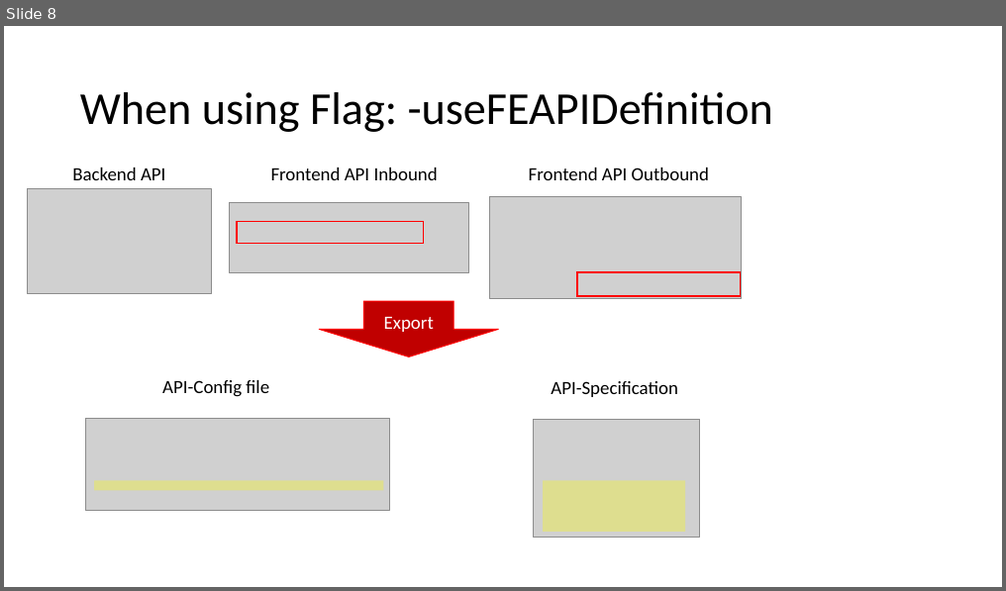
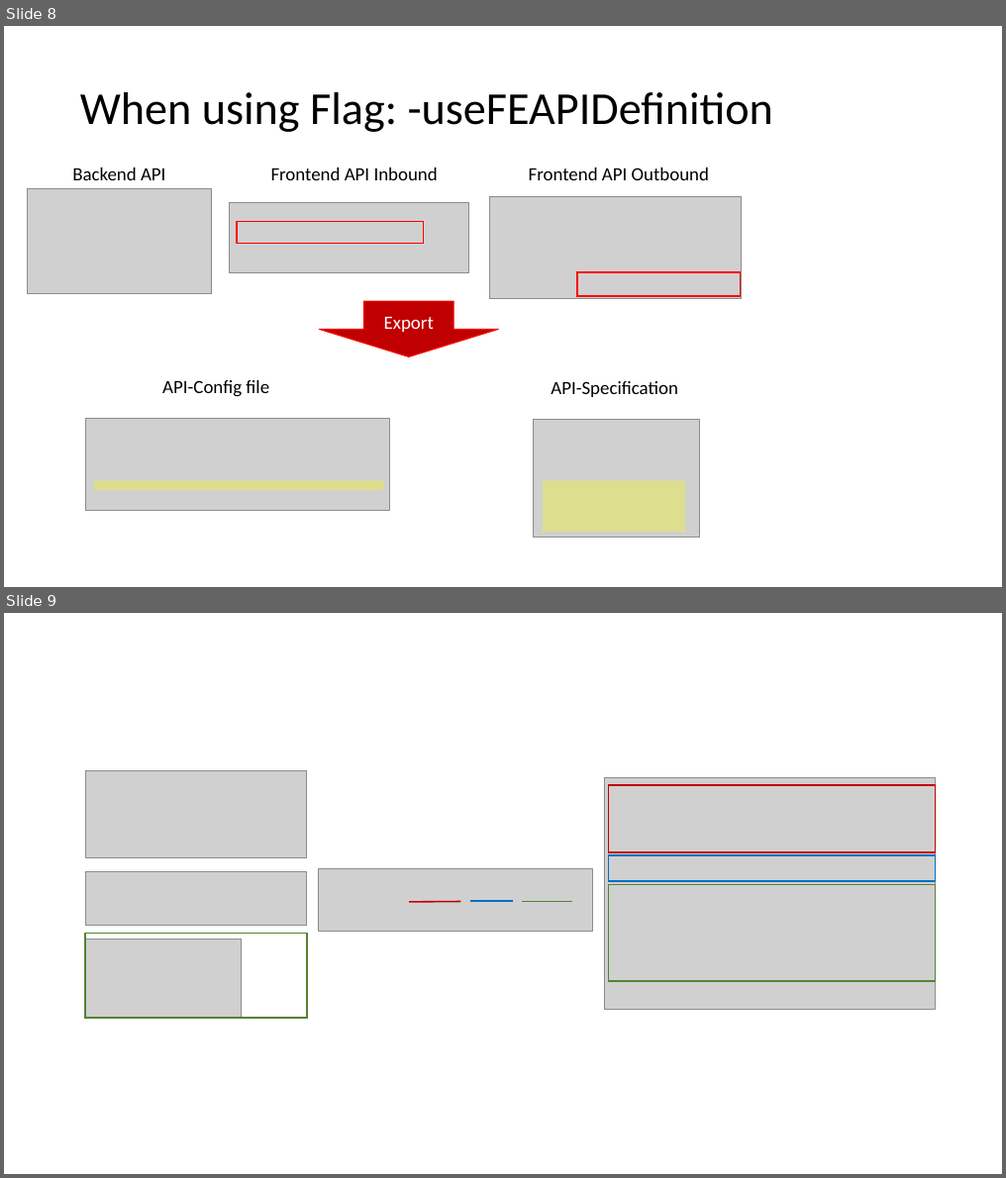
Before and after one commit to Axway-API-Management-Plus/apim-cli, a slide deck: misc/documentation/Images.pptx. Shown one above the other, each under a label of ours: slide 8 before the commit, slides 8 and 9 after it. The pictures are 1006x591 and 1006x1178 pixels, drawn with LibreOffice and Linux fonts; fonts in the diff are those of the drawing; grey boxes stand for pictures. Boxes give left, top, right and bottom in pixels: in the first picture for what was removed or moved away, otherwise in the second. Text is boxed around its words. In the diff, an @@ line names an element or a change of style, - is before the commit and + after.

```diff
--- a/misc/documentation/Images.pptx
+++ b/misc/documentation/Images.pptx
@@ slide 9 added at <box>4,613,1002,1174</box>, background #FFFFFF @@
@@ picture added at <box>85,771,307,858</box> @@
@@ picture added at <box>604,777,936,1010</box> @@
@@ rectangle added at <box>609,785,936,852</box>, outline #C00000 1.5 pt @@
@@ picture added at <box>85,872,307,926</box> @@
@@ picture added at <box>318,869,592,931</box> @@
@@ rectangle added at <box>609,856,936,881</box>, outline #0070C0 1.5 pt @@
@@ line added from (409, 902) to (460, 902), #C00000 1.5 pt @@
@@ line added from (470, 901) to (513, 901), #0070C0 1.5 pt @@
@@ line added from (522, 902) to (572, 902), #548235 1.5 pt @@
@@ rectangle added at <box>609,884,936,981</box>, outline #548235 1.5 pt @@
@@ rectangle added at <box>85,934,307,1018</box>, outline #548235 1.5 pt @@
@@ picture added at <box>85,940,242,1018</box> @@
```
Also in this commit, not shown: 1 other file.
